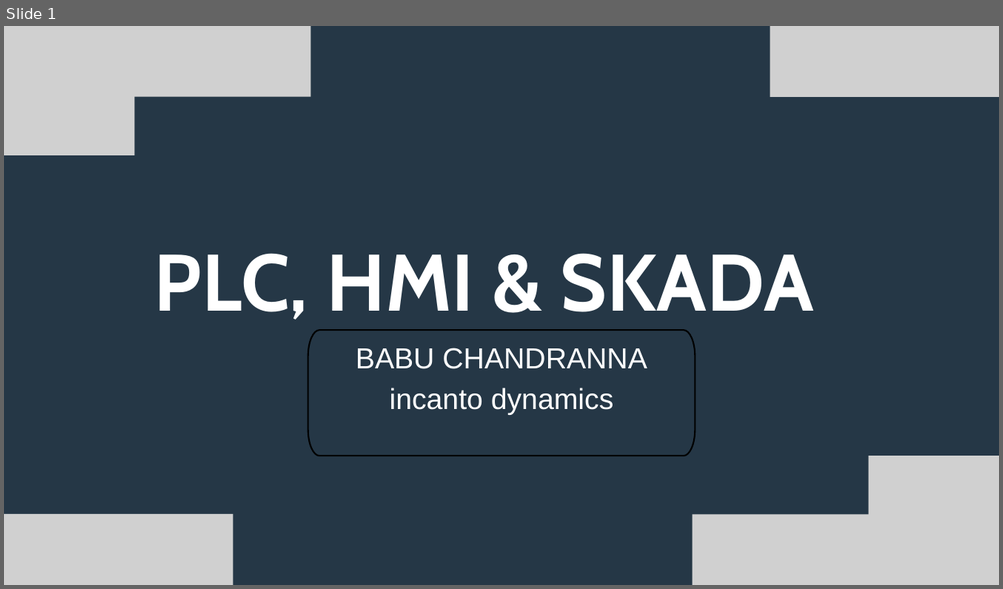
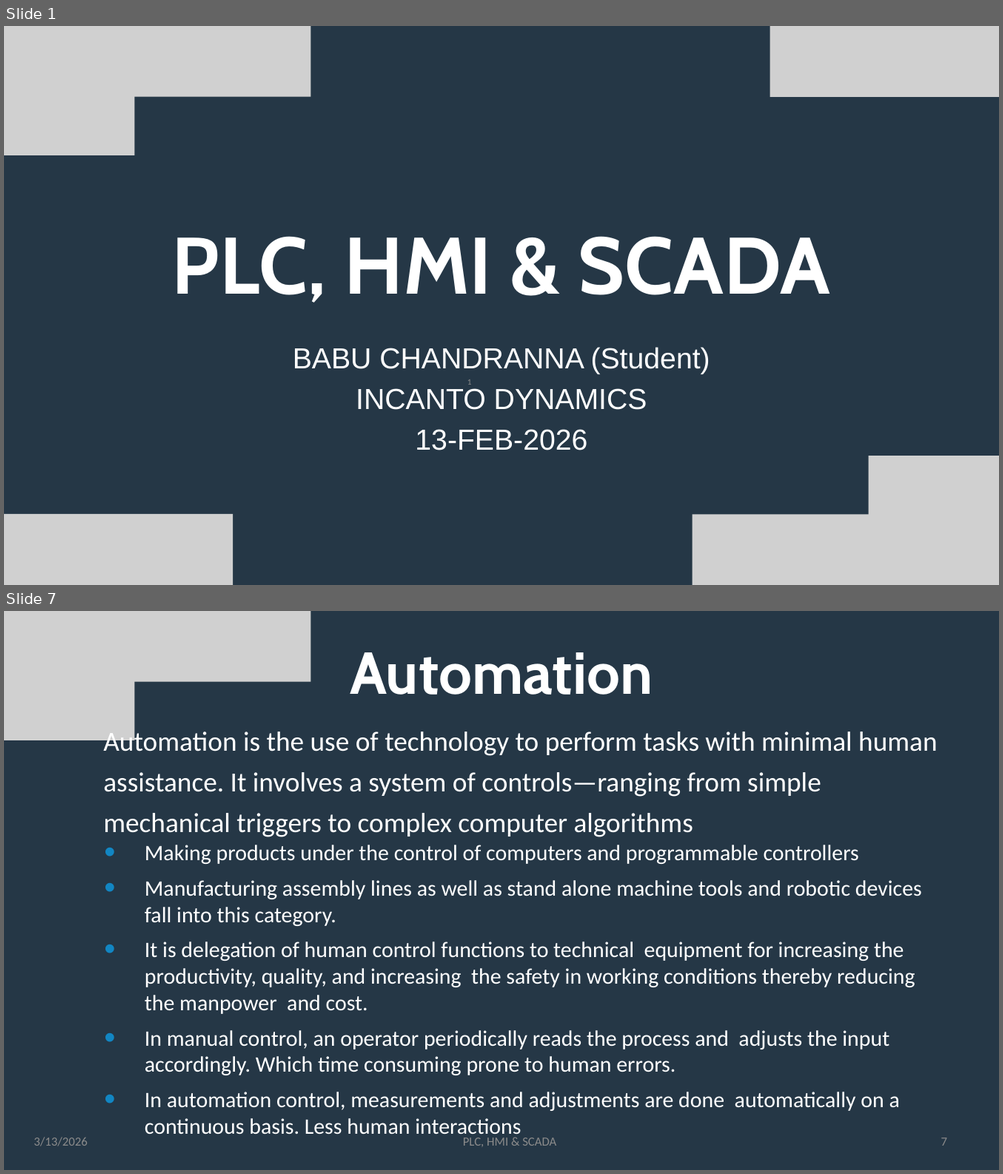
Before and after one commit to babubhare/plc_id, a slide deck: presentation/id_plc_hmi_scada.pptx. Shown one above the other, each under a label of ours: slide 1 before the commit, slides 1 and 7 after it; the slides between them are not shown. The pictures are 1003x589 and 1003x1174 pixels, drawn with LibreOffice and Linux fonts; fonts in the diff are those of the drawing; grey boxes stand for pictures. Boxes give left, top, right and bottom in pixels: in the first picture for what was removed or moved away, otherwise in the second. Text is boxed around its words. In the diff, an @@ line names an element or a change of style, - is before the commit and + after.

```diff
--- a/presentation/id_plc_hmi_scada.pptx
+++ b/presentation/id_plc_hmi_scada.pptx
@@ slide 7 added at box(4, 611, 999, 1170), background #253746 @@
@@ picture added at box(4, 611, 311, 681) @@
@@ picture added at box(4, 653, 134, 741) @@
@@ text added at box(350, 652, 653, 695), 85.7 pt, text #FFFFFF, bold @@
+Automation
@@ text added at box(103, 728, 936, 1139), 32 pt, text #FFFFFF @@
+  Automation is the use of technology to perform tasks with minimal human assistance. It involves a system of controls—ranging from simple mechanical triggers to complex computer algorithms
+• Making products under the control of computers and programmable controllers
+• Manufacturing assembly lines as well as stand alone machine tools and robotic devices fall into this category.
+• It is delegation of human control functions to technical equipment for increasing the productivity, quality, and increasing the safety in working conditions thereby reducing the manpower and cost.
+• In manual control, an operator periodically reads the process and adjusts the input accordingly. Which time consuming prone to human errors.
+• In automation control, measurements and adjustments are done automatically on a continuous basis. Less human interactions
@@ text added at box(34, 1137, 87, 1147), 18 pt, text #8C8C8C @@
+3/13/2026
@@ text added at box(463, 1138, 556, 1147), 18 pt, text #8C8C8C @@
+PLC, HMI & SCADA
@@ page number added at box(941, 1138, 948, 1146), 18 pt, text #8C8C8C @@
+7
@@ slide 1 changed as well @@
@@ text at box(172, 236, 831, 303): text changed @@
-PLC, HMI & SKADA
+PLC, HMI & SCADA
@@ text "BABU CHANDRANNA (Student)" at box(293, 347, 710, 451): vertical alignment top to bottom @@
@@ freeform shape removed at box(308, 330, 694, 456) @@
@@ text at box(293, 347, 710, 451): text changed @@
-BABU CHANDRANNA
-incanto dynamics
+BABU CHANDRANNA (Student)
+INCANTO DYNAMICS
+13-FEB-2026
@@ page number added at box(467, 380, 472, 385), 12 pt, text #8C8C8C @@
+1
```
Also in this commit, not shown: 1 other slide changed, 20 other slides added, 8 slides removed, 1 other file.
